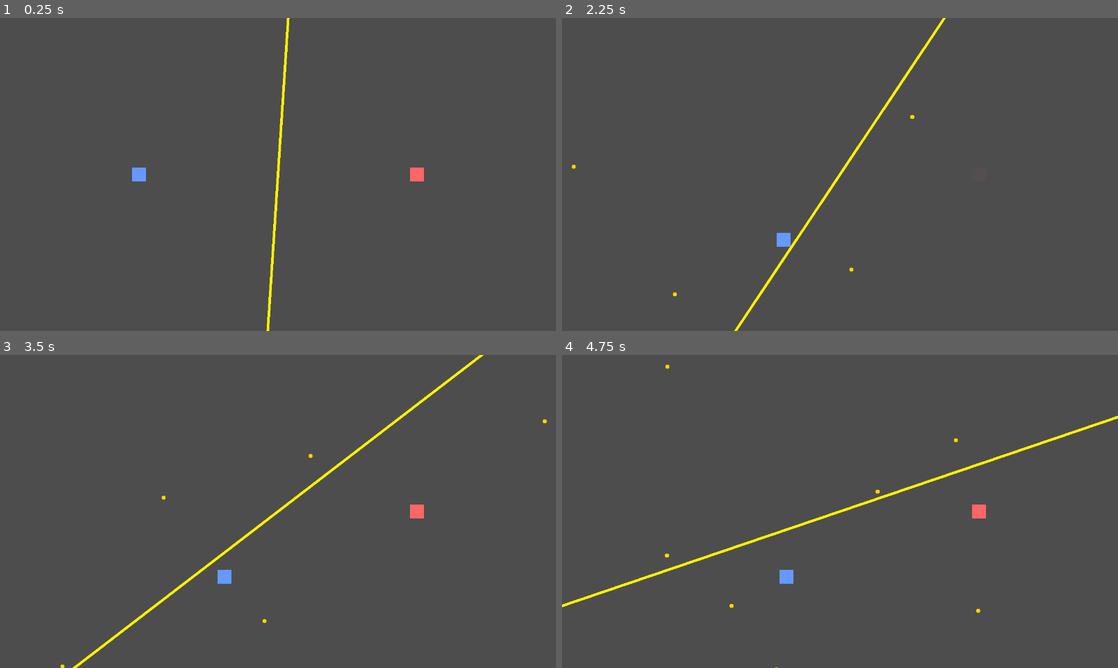
Above: before the commit, frames 1-4 (two rows, left to right).
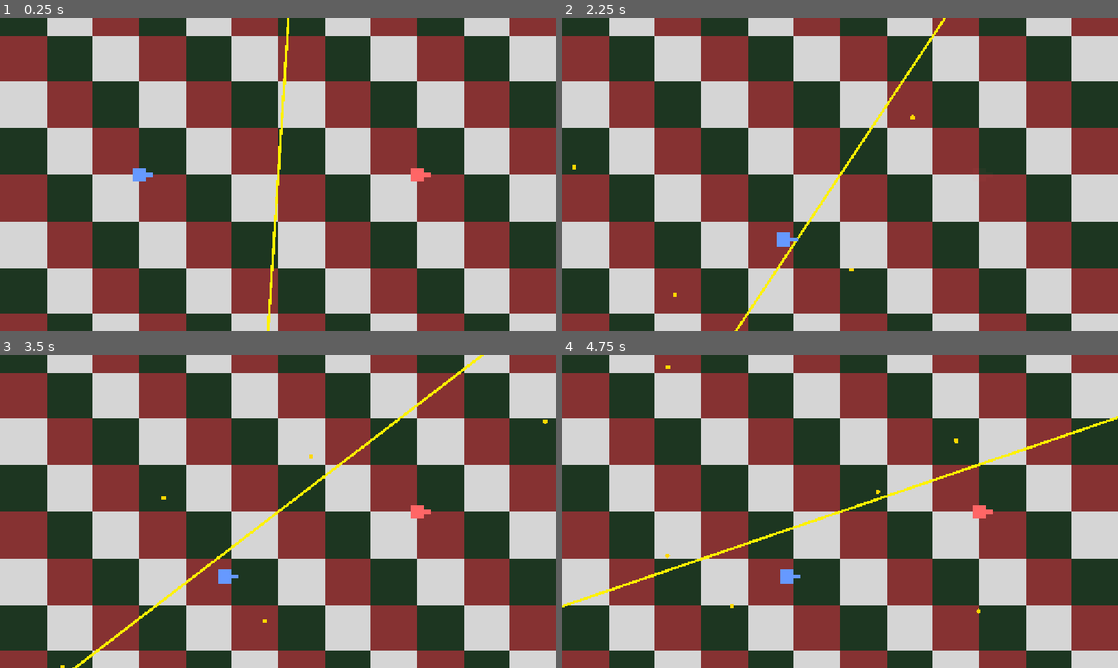
Above: after the commit, the same moments.

Repository: andrewydai/bullet-hell-rounds
Game: Godot game, scene res://scenes/Main.tscn
Same seed, same stepped clock (60 frames per second), same inputs: the game is played once before the commit and once after it.
Inputs:
- Up to frame 1 (0.25 s): no input
- Up to frame 2 (2.25 s): tap Enter (p1_action) at 0.5, 1.35 s; hold D (p0_move_right) 0.53-1.28 s; tap Space (p0_action) at 0.6, 2.1 s; hold S (p0_move_down) 1.28-2.03 s; hold D (p0_move_right) from 2.03 s (still down)
- Up to frame 3 (3.5 s): release D (p0_move_right) at 2.78 s; hold W (p0_move_up) from 2.78 s (still down); tap Enter (p1_action) at 2.85 s
- Up to frame 4 (4.75 s): release W (p0_move_up) at 3.53 s; hold A (p0_move_left) from 3.53 s (still down); tap Space (p0_action) at 3.6 s; tap Enter (p1_action) at 4.35 s

The runs differ from the first frame. In frame 1, 99% of the frame differs, in the area x 0-100%, y 0-100%; in frame 2, 99%; in frame 3, 99%; in frame 4, 99%.

Commit message:
add assets

Diff:
--- a/project.godot
+++ b/project.godot
@@ -24,3 +24,8 @@
 
 window/size/viewport_width=1280
 window/size/viewport_height=720
+window/stretch/mode="canvas_items"
+
+[rendering]
+
+textures/canvas_textures/default_texture_filter=0
--- a/scenes/GameWorld.tscn
+++ b/scenes/GameWorld.tscn
@@ -15,6 +15,7 @@
 [node name="BulletSpawner" parent="." instance=ExtResource("3_gw")]
 
 [node name="PowerupManager" parent="." instance=ExtResource("4_gw")]
+spawn_interval_seconds = 5.0
 
 [node name="Player1" parent="." instance=ExtResource("5_gw")]
 position = Vector2(320, 360)
--- a/scenes/Main.tscn
+++ b/scenes/Main.tscn
@@ -1,9 +1,19 @@
-[gd_scene load_steps=3 format=3 uid="uid://cu0payrvj33lt"]
+[gd_scene load_steps=4 format=3 uid="uid://cu0payrvj33lt"]
 
 [ext_resource type="PackedScene" uid="uid://df6o1lhv0xyvr" path="res://scenes/GameWorld.tscn" id="1_main"]
 [ext_resource type="PackedScene" uid="uid://cvrq3vylkphxy" path="res://scenes/HUD.tscn" id="2_main"]
+[ext_resource type="Texture2D" uid="uid://dfuvyhmfqiwb2" path="res://assets/bullet_hell_rounds_background.png" id="3_0bbpv"]
 
 [node name="Main" type="Node"]
+
+[node name="TextureRect" type="TextureRect" parent="."]
+anchors_preset = 15
+anchor_right = 1.0
+anchor_bottom = 1.0
+grow_horizontal = 2
+grow_vertical = 2
+texture = ExtResource("3_0bbpv")
+expand_mode = 4
 
 [node name="GameWorld" parent="." instance=ExtResource("1_main")]
 
--- a/scenes/Player.tscn
+++ b/scenes/Player.tscn
@@ -8,3 +8,7 @@
 [node name="CollisionShape2D" type="CollisionShape2D" parent="."]
 
 [node name="Sprite2D" type="Sprite2D" parent="."]
+
+[node name="GunSprite" type="Sprite2D" parent="Sprite2D"]
+z_index = 1
+position = Vector2(24, 0)
--- a/scenes/PowerupManager.tscn
+++ b/scenes/PowerupManager.tscn
@@ -2,5 +2,5 @@
 
 [ext_resource type="Script" uid="uid://bmigbdo6j8v2t" path="res://scripts/PowerupManager.gd" id="1_s"]
 
-[node name="root" type="Node"]
+[node name="PowerupManager" type="Node2D"]
 script = ExtResource("1_s")
--- /dev/null
+++ b/scenes/PowerupPickup.tscn
@@ -0,0 +1,10 @@
+[gd_scene load_steps=2 format=3 uid="uid://dxh40avsukv2q"]
+
+[ext_resource type="Script" uid="uid://bbr28ao1s8hsp" path="res://scripts/PowerupPickup.gd" id="1_s"]
+
+[node name="root" type="Area2D"]
+script = ExtResource("1_s")
+
+[node name="CollisionShape2D" type="CollisionShape2D" parent="."]
+
+[node name="Sprite2D" type="Sprite2D" parent="."]
--- a/scripts/Bullet.gd
+++ b/scripts/Bullet.gd
@@ -36,10 +36,12 @@
 	set_process(true)
 
 ## Returns the bullet to the pool: invisible, no physics, no processing.
+## monitoring uses set_deferred because Godot's physics lock prevents direct
+## assignment inside a body_entered callback.
 func deactivate() -> void:
 	is_active  = false
 	visible    = false
-	monitoring = false
+	set_deferred("monitoring", false)
 	set_process(false)
 
 func _is_outside_screen() -> bool:
@@ -52,6 +54,8 @@
 	)
 
 func _on_body_entered(body: Node) -> void:
+	if not is_active:
+		return  # deferred monitoring hasn't cleared yet; ignore phantom signals
 	if body.has_method("die"):
 		body.die()
 	deactivate()
--- a/scripts/ObstacleManager.gd
+++ b/scripts/ObstacleManager.gd
@@ -12,5 +12,5 @@
 
 ## Called by PowerupManager when a player activates a TRAP or OBSTACLE powerup.
 func place_obstacle_at(world_position: Vector2) -> void:
-	# TODO Stage 2: instantiate obstacle scene, apply symmetry, register for cleanup
+
 	GameEvents.obstacle_placed.emit(world_position)
--- a/scripts/Player.gd
+++ b/scripts/Player.gd
@@ -10,31 +10,69 @@
 ## Half the sprite's pixel dimensions; used to clamp the player inside the screen.
 const PLAYER_HALF_SIZE: float = 16.0
 
+## Powerup type IDs — mirrors PowerupPickup.Type enum order.
+const POWERUP_NONE: int  = -1
+const POWERUP_SHOOT: int =  0
+
+const BULLET_SCENE: PackedScene = preload("res://scenes/Bullet.tscn")
+
+@export var shoot_cooldown_seconds: float = 0.25
+@export var powerup_duration_seconds: float = 10.0
+
 var _is_alive: bool = true
+var _active_powerup: int = POWERUP_NONE
+var _facing_direction: Vector2 = Vector2.RIGHT  # last snapped facing dir; used for shooting
+var _powerup_timer: Timer
+var _shoot_cooldown: float = 0.0
+
 
 func _ready() -> void:
 	# Layer 1 = players; mask layer 4 = obstacles (physics collision only)
 	collision_layer = 1
 	collision_mask = 8
 
+	_powerup_timer = Timer.new()
+	_powerup_timer.one_shot = true
+	_powerup_timer.timeout.connect(_on_powerup_expired)
+	add_child(_powerup_timer)
+
 	_setup_collision_shape()
 	_create_placeholder_sprite()
 	_apply_player_color()
 
-func _physics_process(_delta: float) -> void:
+func _physics_process(delta: float) -> void:
 	if not _is_alive:
 		return
+	if _shoot_cooldown > 0.0:
+		_shoot_cooldown -= delta
 	velocity = _read_movement_input() * movement_speed
 	move_and_slide()
 	_clamp_position_to_screen()
 
+func _unhandled_input(event: InputEvent) -> void:
+	if not _is_alive or _active_powerup != POWERUP_SHOOT:
+		return
+	if event.is_action_pressed("p%d_action" % player_index):
+		_try_shoot()
+
 ## Reads this player's directional actions and returns a normalized movement vector.
+## Also rotates the sprite to face the nearest of the 8 cardinal/diagonal directions.
 func _read_movement_input() -> Vector2:
 	var direction := Vector2(
 		Input.get_axis("p%d_move_left" % player_index, "p%d_move_right" % player_index),
 		Input.get_axis("p%d_move_up"   % player_index, "p%d_move_down"  % player_index)
 	)
-	return direction.normalized() if direction.length_squared() > 0.0 else Vector2.ZERO
+	var result := direction.normalized() if direction.length_squared() > 0.0 else Vector2.ZERO
+	if result != Vector2.ZERO:
+		_face_direction(result)
+	return result
+
+## Snaps the sprite rotation to the nearest 45° step and stores the snapped direction
+## vector so shooting always fires along a clean diagonal or cardinal direction.
+func _face_direction(dir: Vector2) -> void:
+	var snapped_angle: float = round(dir.angle() / (PI / 4.0)) * (PI / 4.0)
+	$Sprite2D.rotation = snapped_angle
+	_facing_direction = Vector2.from_angle(snapped_angle)
 
 ## Keeps the player inside the visible screen area.
 func _clamp_position_to_screen() -> void:
@@ -59,6 +97,33 @@
 	image.fill(Color.WHITE)
 	$Sprite2D.texture = ImageTexture.create_from_image(image)
 
+	var gun_image := Image.create(16, 8, false, Image.FORMAT_RGBA8)
+	gun_image.fill(Color.WHITE)
+	$Sprite2D/GunSprite.texture = ImageTexture.create_from_image(gun_image)
+
+## Called by PowerupPickup when this player walks over it.
+func collect_powerup(powerup_type: int) -> void:
+	_active_powerup = powerup_type
+	_powerup_timer.start(powerup_duration_seconds)
+	print("Player %d collected powerup %d" % [player_index, powerup_type])
+
+## Fires one bullet from just in front of the player in the current facing direction.
+## The bullet is added to GameWorld (parent) so it exists in world space.
+func _try_shoot() -> void:
+	if _shoot_cooldown > 0.0:
+		return
+	_shoot_cooldown = shoot_cooldown_seconds
+	var bullet: Area2D = BULLET_SCENE.instantiate()
+	get_parent().add_child(bullet)
+	# Offset spawn point past the player's edge to avoid self-collision
+	var spawn_pos := global_position + _facing_direction * (PLAYER_HALF_SIZE + 10.0)
+	bullet.activate(spawn_pos, _facing_direction)
+
+## Clears the active powerup when its 10-second window expires.
+func _on_powerup_expired() -> void:
+	_active_powerup = POWERUP_NONE
+	print("Player %d: powerup expired" % player_index)
+
 ## Kills this player: stops movement, emits the signal, and plays a flash effect.
 func die() -> void:
 	if not _is_alive:
--- a/scripts/PowerupManager.gd
+++ b/scripts/PowerupManager.gd
@@ -1,20 +1,48 @@
-extends Node
+extends Node2D
 
 ## Manages powerup pickup spawning and zone-based distribution across the screen.
 ## Each pickup is non-stackable; collection assigns it to one player first-come first-served.
-## Stage 1: stub — correct structure established, logic deferred to Stage 2.
 
 enum PowerupType { SHOOT, TRAP, TURRET }
 
 @export var spawn_interval_seconds: float = 15.0
 @export var max_active_pickups: int = 3
 
+## Inset from screen edges where pickups are allowed to appear.
+const SPAWN_MARGIN: float = 100.0
+const PICKUP_SCENE_PATH: String = "res://scenes/PowerupPickup.tscn"
+
+var _spawn_timer: Timer
+## Tracks live pickup nodes so we don't exceed max_active_pickups.
+var _active_pickups: Array = []
+
 func _ready() -> void:
 	GameEvents.powerup_collected.connect(_on_powerup_collected)
-	# TODO Stage 2: divide screen into spawn zones, start spawn timer
+	_spawn_timer = Timer.new()
+	_spawn_timer.wait_time = spawn_interval_seconds
+	_spawn_timer.timeout.connect(_spawn_pickup)
+	add_child(_spawn_timer)
+	_spawn_timer.start()
 
-## Handles a player collecting a pickup. Assigns the powerup and starts its timer.
-func _on_powerup_collected(player_index: int, _powerup_type: int) -> void:
-	# TODO Stage 2: assign powerup to player, enforce non-stackable rule,
-	#               start PowerupTimer, remove pickup from the world
+## Spawns a SHOOT pickup at a random screen position, respecting the active cap.
+func _spawn_pickup() -> void:
+	print("HERE")
+	# Remove any pickups that were collected (queue_freed) since last spawn
+	_active_pickups = _active_pickups.filter(func(p): return is_instance_valid(p))
+	if _active_pickups.size() >= max_active_pickups:
+		return
+
+	var screen_size := get_viewport_rect().size
+	var spawn_pos := Vector2(
+		randf_range(SPAWN_MARGIN, screen_size.x - SPAWN_MARGIN),
+		randf_range(SPAWN_MARGIN, screen_size.y - SPAWN_MARGIN)
+	)
+	var pickup: Node = (load(PICKUP_SCENE_PATH) as PackedScene).instantiate()
+	# Add to GameWorld (parent) so the pickup has a position in the world
+	get_parent().add_child(pickup)
+	pickup.position = spawn_pos
+	_active_pickups.append(pickup)
+
+## The pickup frees itself on collection; we just prune the tracking array on next spawn.
+func _on_powerup_collected(_player_index: int, _powerup_type: int) -> void:
 	pass
--- /dev/null
+++ b/scripts/PowerupPickup.gd
@@ -0,0 +1,35 @@
+extends Area2D
+
+## A pickable powerup that sits in the world until a player walks over it.
+## Calls collect_powerup() on the player and frees itself on collection.
+
+## Must match PowerupManager.PowerupType enum order.
+enum Type { SHOOT, TRAP, TURRET }
+
+@export var powerup_type: Type = Type.SHOOT
+
+func _ready() -> void:
+	# Layer 5 (bit value 16), detects players on layer 1
+	collision_layer = 16
+	collision_mask = 1
+	body_entered.connect(_on_body_entered)
+	_setup_collision_shape()
+	_create_placeholder_sprite()
+
+func _on_body_entered(body: Node) -> void:
+	if body.has_method("collect_powerup"):
+		body.collect_powerup(powerup_type)
+		GameEvents.powerup_collected.emit(body.player_index, powerup_type)
+		queue_free()
+
+## Circle shape slightly smaller than the visual so collection feels fair.
+func _setup_collision_shape() -> void:
+	var shape := CircleShape2D.new()
+	shape.radius = 14.0
+	$CollisionShape2D.shape = shape
+
+## Bright green square placeholder — easy to distinguish from yellow bullets.
+func _create_placeholder_sprite() -> void:
+	var image := Image.create(24, 24, false, Image.FORMAT_RGBA8)
+	image.fill(Color(0.2, 1.0, 0.4))
+	$Sprite2D.texture = ImageTexture.create_from_image(image)
Binary file added: assets/bullet_hell_rounds_background.png
Not shown, added: assets/bullet_hell_rounds_background.png.import
Binary file added: bullet_hell_rounds_background.png
Not shown, added: bullet_hell_rounds_background.png.import
Not shown, added: scripts/PowerupPickup.gd.uid
